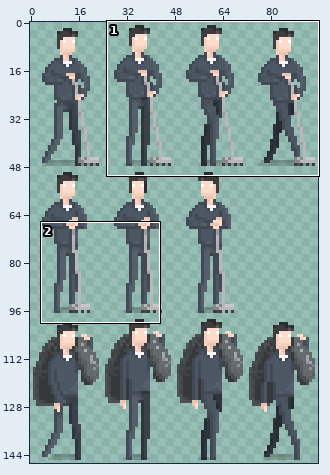
Edited in one commit: sprite sheet (assets/images/facility_manager.png). Above: a wide view before the commit, with the close-up outlined.
Close-up. The starting point:
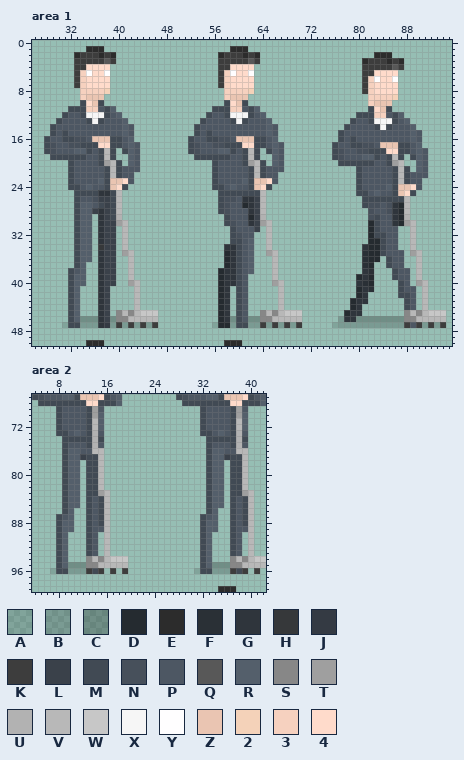
The file is 96x147 pixels. Pixels under 10% opacity are left out. Colours within 5 levels of each other are drawn and written as one. Shown: area 1: x 26..95, y 0..50; area 2: x 4..42, y 67..99. The commit also changed other parts of the picture, which this record leaves out.
Palette (. is transparent): A #00000023  B #0000002f  C #00000041  D #252b30  E #2c2c2c  F #2a3036  G #2f353c  H #36383a  J #343a43  K #3d3d3d  L #3a414a  M #414a54  N #47505b  P #4d5763  Q #585858  R #545f6b  S #878787  T #9f9f9f  U #b2b2b2  V #b8b8b8  W #c7c7c7  X #f6f6f6  Y #fffeff  Z #eac5b2  2 #f4d2b9  3 #f6d1bf  4 #ffdbcb
Pixels before, area 1 (only the part around the change), first column x 26:
 0 ......................................................................
 1 .........EEE.....................EEE..................................
 2 .......EKKKEKE.................EKKKEKE...................EEE..........
 3 .......KKKKKQK.................KKKKKQK.................EKKKEKE........
 4 .......KK4444..................KK4444..................KKKKKQK........
 5 .......K3Y44Y..................K3Y44Y..................KK4444.........
 6 .......K34444..................K34444..................K3Y44Y.........
 7 .......K34444..................K34444..................K34444.........
 8 ........33332...................33332..................K34444.........
 9 ........3ZZZ....................3ZZZ....................33332.........
10 ........M4ZM....................M4ZM....................3ZZZ..........
11 ......MMM33PMR................MMM33PMR..................M4ZM..........
12 .....MPPMXXXMPR..............MPPMXXXMPR...............MMM33PMR........
13 ....MPPPPMXMPPPR............MPPPPMXMPPPR.............MPPMXXXMPR.......
14 ...MPPPPPPPPPPPRP..........MPPPPPPPPPPPRP...........MPPPPMXMPPPR......
15 ...MPMPPPPPPPPPRP..........MPMPPPPPPPPPRP..........MPPPPPPPPPPPRP.....
16 ..MPPMMNNPZZZMMPR.........MPPMMNNPZZZMMPR..........MPMPPPPPPPPPRP.....
17 ..MNPPNNMMM44MMPRP........MNPPNNMMM44MMPRP........MPPMMNNPZZZMMPR.....
18 ..MNPPPRRMPMVM.MRP........MNPPPRRMPMVM.MRP........MNPPNNMMM44MMPRP....
19 ...MMMMMMPPMVM..RP.........MMMMMMPPMVM..RP........MNPPPRRMPMVM.MRP....
20 ......MPPPPMTVM.RP............MPPPPMTVM.RP.........MMMMMMPPMTV..RP....
21 ......MPPPPPMVMPPP............MPPPPPMVMPPP............MPPPPPMVM.RP....
22 ......MPPPPPMVMPP.............MPPPPPMVMPP.............MPPPPPMVMPPP....
23 ......MPPPPRMZZ4P.............MPPPPRMZZ4P.............MPPPPPMVMPP.....
24 ......MMPRPPMZ4M..............MMPRPPMZ4M..............MPPPPRMZZ4P.....
25 .......MMMMGGMV................MMMMMMMV...............MMPRPPMZ4M......
26 .......MPPNLLMV................MNNPGGLV................MMMMMMMV.......
27 .......MRRPMLMV................MNPPDGLV................MNNPNGDV.......
28 .......MRRLGLMV................MNPPPGLV.................NPPNGDV.......
29 .......MRR.GLMU.................MPPPDLU.................NMPPGDU.......
30 .......MRR.GLLTV................MNPPGLTV................DMPPGDTV......
31 .......MRR.GLL.V.................MPPPL.V................DMPPP..V......
32 .......MRR.GLL.V.................MNPP..V................DMMPP..V......
33 .......MRR.GLL.V.................MMPR..V................DDMPP..V......
34 .......MRR.HLL.V................GGMPR..V...............GDDMPP..V......
35 .......MRR.GLL.TV...............DGMPR..TV..............FDDMPPP.TV.....
36 .......MRR.GLL..V...............DGMPR...V..............FDD.MPP..V.....
37 .......MR..GLL..V...............DGMPR...V..............FD..MPP..V.....
38 ......MPR..GLL..V..............DGGMPR...V..............GF...MPP.V.....
39 ......MRR..GLL..V..............DGGMP....V.............DGD...MPP.V.....
40 ......MRR..GLL..TV.............DGGMP....TV............GFD....MP.TV....
41 ......MR...GL....V.............DG.MP.....V............DGF....MPP.V....
42 ......MR...GL....V.............DG.MP.....V............DG.....MMP.V....
43 ......MR...GL....V.............DG.MP.....V...........DGG......MP.V....
44 ......MR...GL....V.............DG.MP.....V...........DG.......MP.V....
45 ......MR...GL.SVSVWWW..........DG.MP..SVSVWWW.......DGG.......SVSVWWW.
46 ......MRCCCGLCSSVVVVV..........DGCMPCCSSVVVVV......BGGCCCCCCCCSSVVVVV.
47 .....AMMBBBGJBKBKBKBK.........ADDBMMBBKBKBKBK.....ABBBBBBBBBBBKPKBKBK.
48 ......................................................................
49 ......................................................................
50 .........EEE....................EEE...................................
Pixels before, area 2, first column x 4:
 67 MNPPPRRMZZZ4MPR.........MNPPPRRMZZZ4MPR
 68 .MMMMMMMM44MMMR..........MMMMMMMM44MMMR
 69 ....MPPPPMTP................MPPPPMTP...
 70 ....MPPPPMTR................MPPPPMTR...
 71 ....MPPPPMVR................MPPPPMVR...
 72 ....MPPPPMVR................MPPPPMVR...
 73 ....MMPRPMUP................MMPRPMUP...
 74 .....MMMMMUM.................MMMMMUM...
 75 .....MPPPMUP.................MPPPMUP...
 76 .....MRRPPVV.................MRRPPVV...
 77 .....MRRLMMV.................MRRLMMV...
 78 .....MRR.MMV.................MRR.MMV...
 79 .....MRR.MMV.................MRR.MMV...
 80 .....MRR.MMV.................MRR.MMV...
 81 .....MRR.MMV.................MRR.MMV...
 82 .....MRR.MMV.................MRR.MMV...
 83 .....MRR.MMTV................MRR.MMTV..
 84 .....MRR.MPMV................MRR.MPMV..
 85 .....MRR.MPMV................MRR.MPMV..
 86 .....MR..MPMV................MR..MPMV..
 87 ....MPR..MPMV...............MPR..MPMV..
 88 ....MRR..MPMV...............MRR..MPMV..
 89 ....MRR..MPPV...............MRR..MPPV..
 90 ....MR...MP.V...............MR...MP.V..
 91 ....MR...MP.V...............MR...MP.V..
 92 ....MR...MP.V...............MR...MP.V..
 93 ....MR...MP.V...............MR...MP.V..
 94 ....MR...SVSVWWW............MR...SVSVWW
 95 ....MRCCCSSVVVVV............MRCCCSSVVVV
 96 ...AMMBBBKMK.K.K...........AMMBBBKMK.K.
 97 .......................................
 98 .......................................
 99 ...............................EEE.....
Once edited:
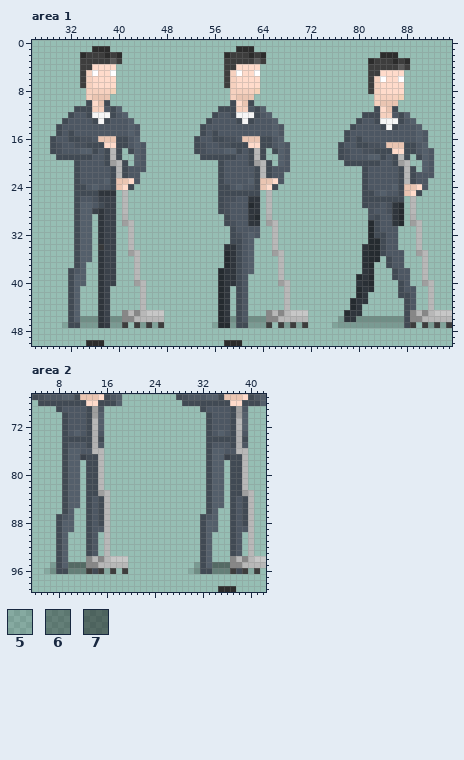
Colours new in this view: 5 #0000001b  6 #00000055  7 #00000071
Change:
Changed rows in their new state; - is an unchanged pixel.
Area 1:
first column x 28:
 1 -------.--E--------------------.--E---------------------------------
 2 -----.E--KEKE----------------.E--KEKE------------------.--E---------
 3 -----.----KQK----------------.----KQK----------------.E--KEKE-------
 4 -----.-K---4-----------------.-K---4-----------------.----KQK-------
 5 -----.K3Y-4Y-----------------.K3Y-4Y-----------------.-K---4--------
 6 -----.K3---4-----------------.K3---4-----------------.K3Y-4Y--------
 7 -----.K3---4-----------------.K3---4-----------------.K3---4--------
 8 ------.---32------------------.---32-----------------.K3---4--------
 9 ------.3--Z-------------------.3--Z-------------------.---32--------
10 ------.M4ZM-------------------.M4ZM-------------------.3--Z---------
11 ----.--M-3PMR---------------.--M-3PMR-----------------.M4ZM---------
12 ---.M-PM--XMPR-------------.M-PM--XMPR--------------.--M-3PMR-------
13 --.M---PMXM--PR-----------.M---PMXM--PR------------.M-PM--XMPR------
14 -.M----------PRP---------.M----------PRP----------.M---PMXM--PR-----
15 -.MPM--------PRP---------.MPM--------PRP---------.M----------PRP----
16 .M-P-M-NP--Z-MPR--------.M-P-M-NP--Z-MPR---------.MPM--------PRP----
17 .MN-P-N--M-4-MPRP-------.MN-P-N--M-4-MPRP-------.M-P-M-NP--Z-MPR----
18 .MN--P-RMPMVM.MRP-------.MN--P-RMPMVM.MRP-------.MN-P-N--M-4-MPRP---
19 -.-----M-PMVM-.RP--------.-----M-PMVM-.RP-------.MN--P-RMPMVM.MRP---
20 ----.M---PMTVM.RP-----------.M---PMTVM.RP--------.-----M-PMTV-.RP---
21 ----.M----PMVM--P-----------.M----PMVM--P-----------.M----PMVM.RP---
22 ----.M----PMVM-P------------.M----PMVM-P------------.M----PMVM--P---
23 ----.M---PRM-Z4P------------.M---PRM-Z4P------------.M----PMVM-P----
24 ----.-MPR-PMZ4M-------------.-MPR-PMZ4M-------------.M---PRM-Z4P----
25 -----------G.V----------------------.V--------------.-MPR-PMZ4M-----
26 -----------L.V-------------------P-G.V----------------------.V------
27 -----------L.V-------------------PDG.V----------------------.V------
28 -----------L.V---------------------G.V----------------------.V------
29 -----------L.U--------------------GD.U----------------------.U------
30 ------------.TV--------------------G.TV---------------------.TV-----
31 -------------.V--------------------P-.V----------------------.V-----
32 -------------.V-------------------RP-.V----------------------.V-----
33 -------------.V----------------------.V----------------------.V-----
34 -------------.V----------------------.V----------------------.V-----
35 -------------.TV---------------------.TV---------------------.TV----
36 --------------.V----------------------.V----------------------.V----
37 --------------.V----------------------.V----------------------.V----
38 --------------.V----------------------.V----------------------.V----
39 --------------.V----------------------.V----------------------.V----
40 --------------.TV---------------------.TV---------------------.TV---
41 ---------------.V----------------------.V----------------------.V---
42 ---------------.V----------------------.V----------------------.V---
43 ---------------.V----------------------.V----------------------.V---
44 ---------------.V----------------------.V----------------------.V---
45 ------------.SVSV--W----------------.SVSV--W----------------MSVSV--W
46 ------------C-S----V----------------C-S----V----------------M-S----V
47 ------------BK.KBKAK----------------BK.KBKAK----------------MK.KBKAK
Area 2:
first column x 8:
 70 .M----------------------.M
 71 .M----------------------.M
 72 .M----------------------.M
 73 .-----------------------.-
first column x 6:
 95 -B--777------------------B--777----
 96 5C--666---5-------------5C--666---5
